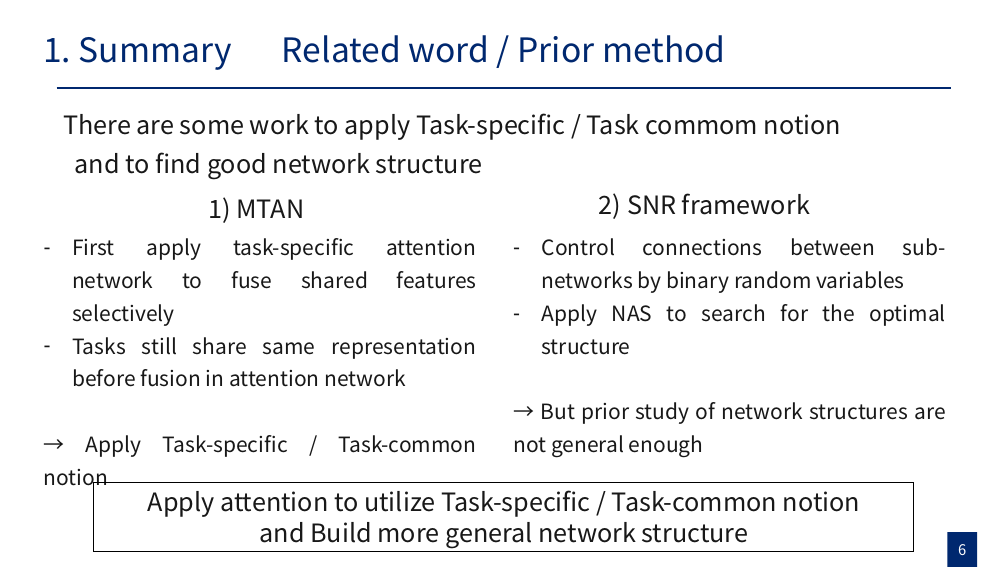
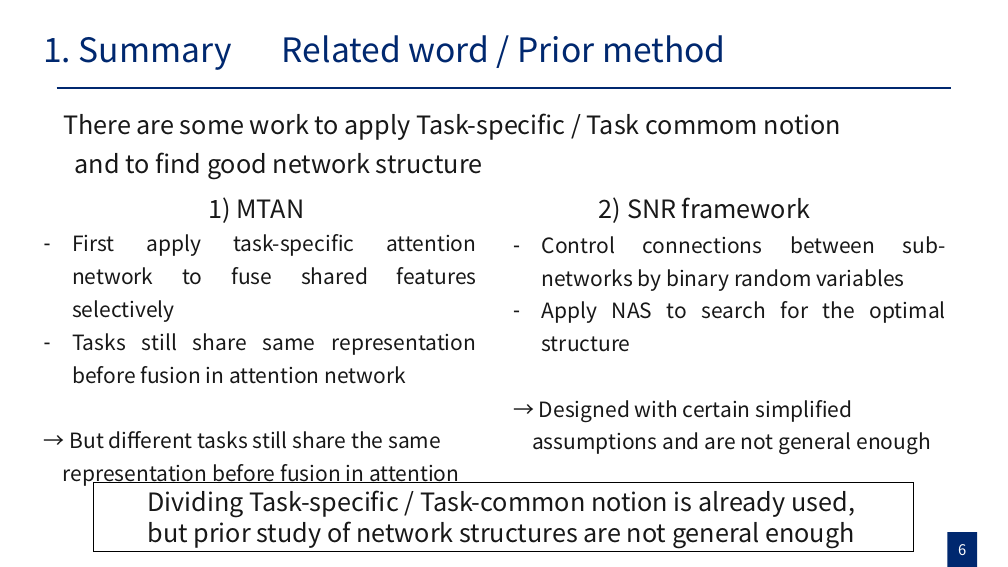
Before and after one commit to gusrn0505/TIL, a slide deck: slide 6 of [PPTPLUG]PP-151/RecSys 발표 자료 준비.pptx. Drawn at 1008x567 pixels with LibreOffice and Linux fonts; fonts in the diff are those of the drawing. Boxes give left, top, right and bottom in pixels: in the first picture for what was removed or moved away, otherwise in the second. Text is boxed around its words. In the diff, an @@ line names an element or a change of style, - is before the commit and + after.

```diff
--- a/[PPTPLUG]PP-151/RecSys 발표 자료 준비.pptx
+++ b/[PPTPLUG]PP-151/RecSys 발표 자료 준비.pptx
@@ text "2) SNR framework": place and size @@
-text "2) SNR framework" at [599, 193, 810, 219]
+text "2) SNR framework" at [599, 197, 810, 223]
@@ text at [532, 400, 931, 455]: text changed @@
-→ But prior study of network structures are not general enough
+→ Designed with certain simplified
+assumptions and are not general enough
@@ text at [63, 431, 459, 486]: text changed @@
-→ Apply Task-specific / Task-common notion
+→ But different tasks still share the same
+representation before fusion in attention
@@ text in rectangle at [147, 490, 855, 549]: text changed @@
-Apply attention to utilize Task-specific / Task-common notion
-and Build more general network structure
+Dividing Task-specific / Task-common notion is already used,
+but prior study of network structures are not general enough
```
Also in this commit, not shown: 11 other slides changed, 9 slides added, 16 slides removed.
